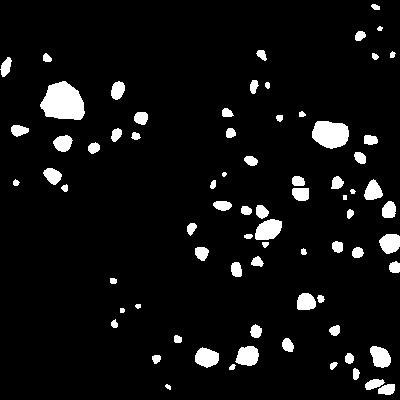
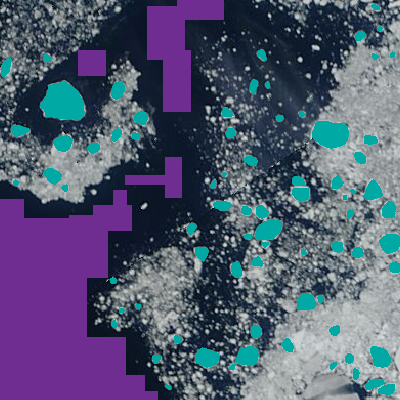
Before/after of a 400x400 layered artwork. What changed in the layer stack:
added layer "water samples" (2nd of 2) above "ice floes" over [0, 0, 224, 400]
hid "ice floes" (1st of 2) over [0, 0, 400, 400]
